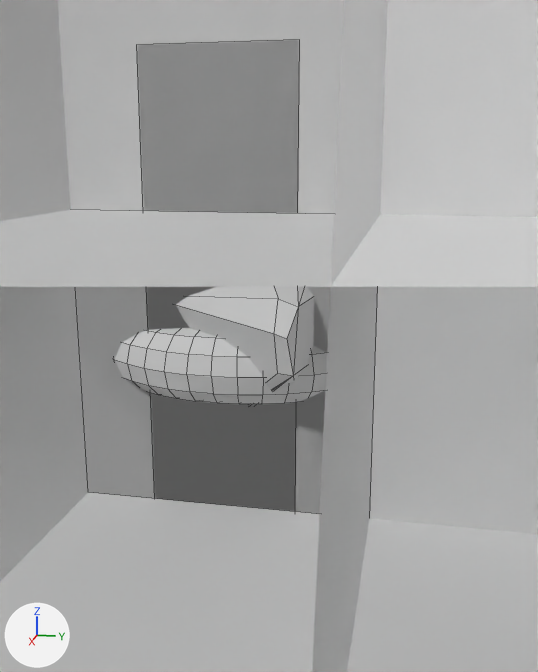
Before and after pictures for a commit that changed the FBX model Demo/Rsrc/Physics.fbx.
One viewpoint serves both versions: a camera (50 mm lens) standing at (0.0558, 0.0123, 0.0136) and looking at (0.0017, 0.0015, 0.0001). The axes (+X, +Y, +Z) are drawn at lower left. The lights are the same throughout. Mesh edges are drawn as thin lines. Everything nearer to the camera than a plane just in front of the edit is cut away. Where no turn or scale is listed for an object, it has been applied to the vertices.

In view in the first picture: 'XBlockXY', 'XBlockXZ', 'XBlockXZ112', 'XBlockYZ', 'XCube', 'XSuzanne', 'XTorus'.
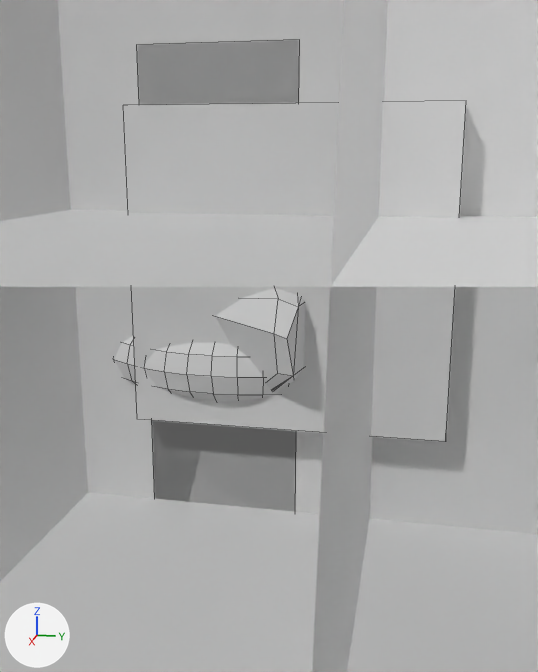
Pixel boxes [x1, y1, x2, y2] of what changed, in the pictures (538 x 672 px):
'XCube', moved
    before: [75, 287, 330, 514]
    after: [123, 101, 466, 442]

Patch to the scene script:
```diff
--- a/Demo/Rsrc/Physics.fbx.py
+++ b/Demo/Rsrc/Physics.fbx.py
@@ ob_xcube @@
 ob_xcube = bpy.data.objects.new('XCube', me_xcube)
-ob_xcube.location = (0.0, 0.0, 0.0)
+ob_xcube.location = (0.00147, 0.00455, 0.00639)
```
